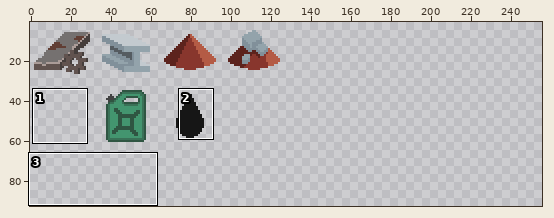
A pixel-art file gets an edit: assets/icons/items/items.aseprite. Above: a wide view before the commit, with the close-up outlined.
Close-up. Earlier state:
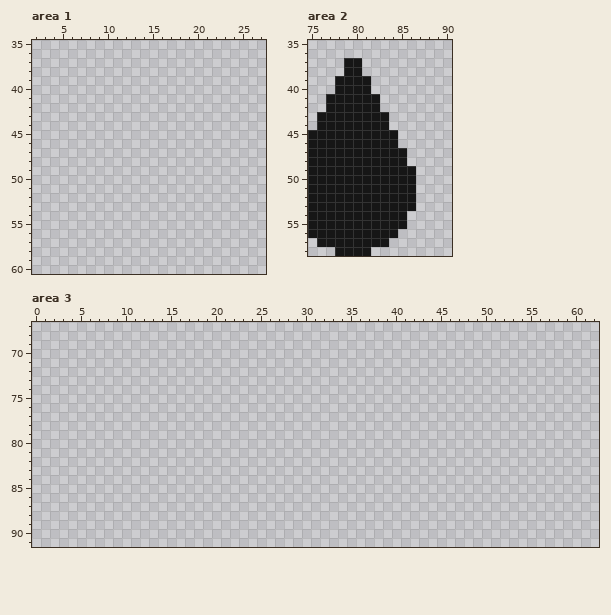
256x256 pixels, 1 frame. Colours within 5 levels of each other are drawn and written as one. Shown: area 1: x 2..27, y 35..60; area 2: x 75..90, y 35..58; area 3: x 0..62, y 67..91. The wide view leaves out empty margins. The commit also changed other parts of the picture, which this record leaves out.
And afterwards:
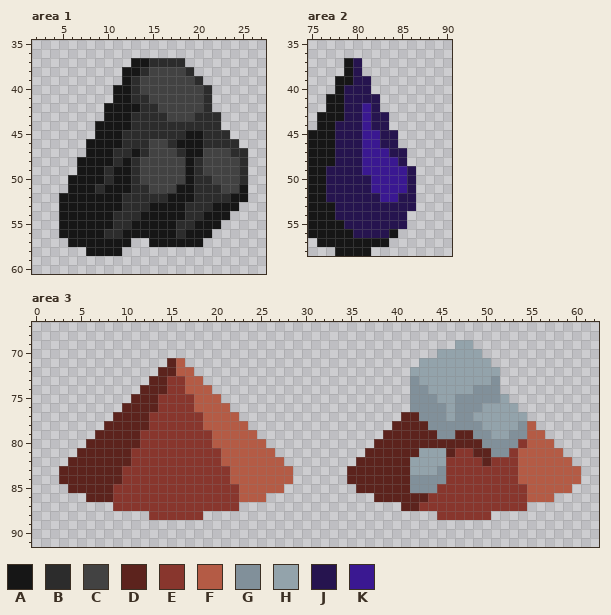
Palette (. is transparent): A #161616  B #2c2c2c  C #424242  D #5c231d  E #88362d  F #b45b45  G #81909a  H #93a3ab  J #26144f  K #3a1891
Changes in this commit:
Area 1, layer "material":
y 37: x 13..18 ...... -> AABBBB
y 38: x 12..19 ........ -> AABCCCCB
y 39: x 12..20 ......... -> ABCCCCCCB
y 40: x 11..21 ........... -> AABCCCCCCCB
y 41: x 11..21 ........... -> AABBCCCCCCB
y 42: x 10..21 ............ -> AAAABBCCCCCB
y 43: x 10..22 ............. -> AAABBBBCCCBBB
y 44: x 9..22 .............. -> AAAABBBBBBBBBB
y 45: x 9..23 ............... -> AAABBBBBBBAABBB
y 46: x 8..24 ................. -> AAAABBBCCBAAABBBB
y 47: x 8..25 .................. -> AAABBABCCCBAACCCBB
y 48: x 7..25 ................... -> AAAABABCCCCCABCCCCB
y 49: x 7..25 ................... -> AAABAABCCCCCABCCCCB
y 50: x 6..25 .................... -> AAAABAABCCCCCABBCCCB
y 51: x 6..25 .................... -> AAABAAABBCCCAABBBCCA
y 52: x 5..25 ..................... -> AAAAAAABBBBBAAABBBBAA
y 53: x 5..24 .................... -> AAAAAAABBBAAAABBBAAA
y 54: x 5..23 ................... -> AAAAAABBBAAAAABBAAA
y 55: x 5..22 .................. -> AAAAAABBAAAAABBAAA
y 56: x 5..21 ................. -> AAAAABBAAAAAABAAA
y 57: x 6..12 ....... -> AAAAAAA; x 15..20 ...... -> AAAAAA
y 58: x 8..11 .... -> AAAA
Area 2, layer "material":
y 37..38: x 80 A -> J
y 39: x 80..81 AA -> JJ
y 40: x 79..81 AAA -> JJJ
y 41: x 79..82 AAAA -> JJJJ
y 42: x 79..82 AAAA -> JJKJ
y 43: x 79..83 AAAAA -> JJKJJ
y 44: x 78..83 AAAAAA -> JJJKJJ
y 45..46: x 78..84 AAAAAAA -> JJJKKJJ
y 47: x 78..85 AAAAAAAA -> JJJKKKJJ
y 48: x 78..85 AAAAAAAA -> JJJKKKKJ
y 49: x 77..86 AAAAAAAAAA -> JJJJKKKKKJ
y 50..51: x 77..86 AAAAAAAAAA -> JJJJJKKKKJ
y 52: x 77..86 AAAAAAAAAA -> JJJJJJKKJJ
y 53: x 78..86 AAAAAAAAA -> JJJJJJJJJ
y 54: x 78..85 AAAAAAAA -> JJJJJJJJ
y 55: x 79..85 AAAAAAA -> JJJJJJJ
y 56: x 80..83 AAAA -> JJJJ
Area 3, layer "material":
y 69: x 47..48 .. -> HH
y 70: x 45..49 ..... -> HHHHH
y 71: x 15..16 .. -> DF; x 43..50 ........ -> HHHHHHHH
y 72: x 14..17 .... -> DDFF; x 42..51 .......... -> HHHHHHHHHH
y 73: x 13..18 ...... -> DDEEFF; x 42..51 .......... -> GHHHHHHHHG
y 74: x 12..19 ........ -> DDDEEFFF; x 42..51 .......... -> GGHHHHHGGG
y 75: x 11..20 .......... -> DDDEEEEFFF; x 42..52 ........... -> GGGHHGGGGGH
y 76: x 10..21 ............ -> DDDDEEEEFFFF; x 42..53 ............ -> GGGGHGGGHHHH
y 77: x 9..22 .............. -> DDDDEEEEEEFFFF; x 41..54 .............. -> DDGGGHGGHHHHHH
y 78: x 8..23 ................ -> DDDDDEEEEEEFFFFF; x 40..55 ................ -> DDDDGGGGGGHHHHGF
y 79: x 7..24 .................. -> DDDDDEEEEEEEEFFFFF; x 39..56 .................. -> DDDDDDGGDDGGHHGGFF
y 80: x 6..25 .................... -> DDDDDDEEEEEEEEFFFFFF; x 38..57 .................... -> DDDDDDDDDDDDGGGGEFFF
y 81: x 5..26 ...................... -> DDDDDDEEEEEEEEEEFFFFFF; x 37..58 ...................... -> DDDDDDHHHDEEDDGGEFFFFF
y 82: x 4..27 ........................ -> DDDDDDDEEEEEEEEEEFFFFFFF; x 36..59 ........................ -> DDDDDDHHHHEEEEDEEEFFFFFF
y 83: x 3..28 .......................... -> DDDDDDDEEEEEEEEEEEEFFFFFFF; x 35..60 .......................... -> DDDDDDDHHHGEEEEEEEEFFFFFFF
y 84: x 3..28 .......................... -> DDDDDDDEEEEEEEEEEEEFFFFFFF; x 35..60 .......................... -> DDDDDDDGGGGEEEEEEEEFFFFFFF
y 85: x 4..27 ........................ -> DDDDDEEEEEEEEEEEEEEFFFFF; x 36..59 ........................ -> DDDDDDGGGEEEEEEEEEEFFFFF
y 86: x 6..25 .................... -> DDDEEEEEEEEEEEEEEFFF; x 38..57 .................... -> DDDDDDEEEEEEEEEEEFFF
y 87: x 9..22 .............. -> EEEEEEEEEEEEEE; x 41..54 .............. -> DDEEEEEEEEEEEE
y 88: x 13..18 ...... -> EEEEEE; x 45..50 ...... -> EEEEEE
Changed places in both close-ups, as pixel boxes (x1, y1, x2, y2):
added: (59, 58, 248, 256)
changed: (326, 58, 416, 238)
added: (347, 340, 581, 520)
added: (59, 358, 293, 520)
